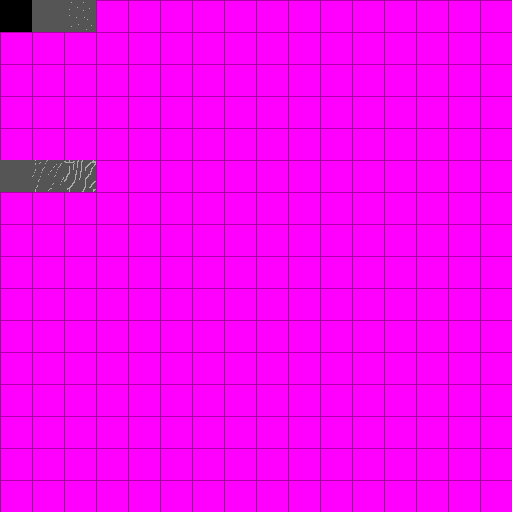
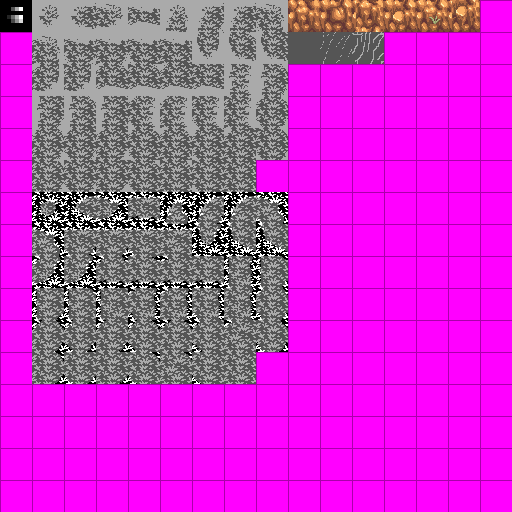
Layered file, before and after one edit (512 x 512). Changes by layer:
added group "GrassGrassTransition" with 54 layers above "GrassDirtTransition" over box(32, 192, 288, 384)
added group "Row 1" (1st of 2, in "GrassGrassTransition") with 8 layers in group "GrassGrassTransition" over box(32, 192, 288, 224)
added group "Row 2" (1st of 2, in "GrassGrassTransition") with 8 layers in group "GrassGrassTransition" over box(32, 224, 288, 256)
added group "Row 3" (1st of 2, in "GrassGrassTransition") with 8 layers in group "GrassGrassTransition" over box(32, 256, 288, 288)
added group "Row 4" (1st of 2, in "GrassGrassTransition") with 8 layers in group "GrassGrassTransition" over box(32, 288, 288, 320)
added group "Row 5" (1st of 2, in "GrassGrassTransition") with 8 layers in group "GrassGrassTransition" over box(32, 320, 288, 352)
added group "Row 6" (1st of 2, in "GrassGrassTransition") with 8 layers in group "GrassGrassTransition" over box(32, 352, 256, 384)
added group "GrassDirtTransition" with 53 layers above "Stone" over box(32, 0, 288, 192)
added group "Row 1" (2nd of 2, in "GrassDirtTransition") with 8 layers in group "GrassDirtTransition" over box(32, 0, 288, 32)
added group "Row 2" (2nd of 2, in "GrassDirtTransition") with 8 layers in group "GrassDirtTransition" over box(32, 32, 288, 64)
added group "Row 3" (2nd of 2, in "GrassDirtTransition") with 8 layers in group "GrassDirtTransition" over box(32, 64, 288, 96)
added group "Row 4" (2nd of 2, in "GrassDirtTransition") with 8 layers in group "GrassDirtTransition" over box(32, 96, 288, 128)
added group "Row 5" (2nd of 2, in "GrassDirtTransition") with 8 layers in group "GrassDirtTransition" over box(32, 128, 288, 160)
added group "Row 6" (2nd of 2, in "GrassDirtTransition") with 7 layers in group "GrassDirtTransition" over box(32, 160, 256, 192)
added layer "Stone" above "Water" over box(288, 0, 480, 32)
renamed "Layer 1" to "Void", painted on it over box(0, 0, 96, 192)
…and 97 more changes (97 added)
